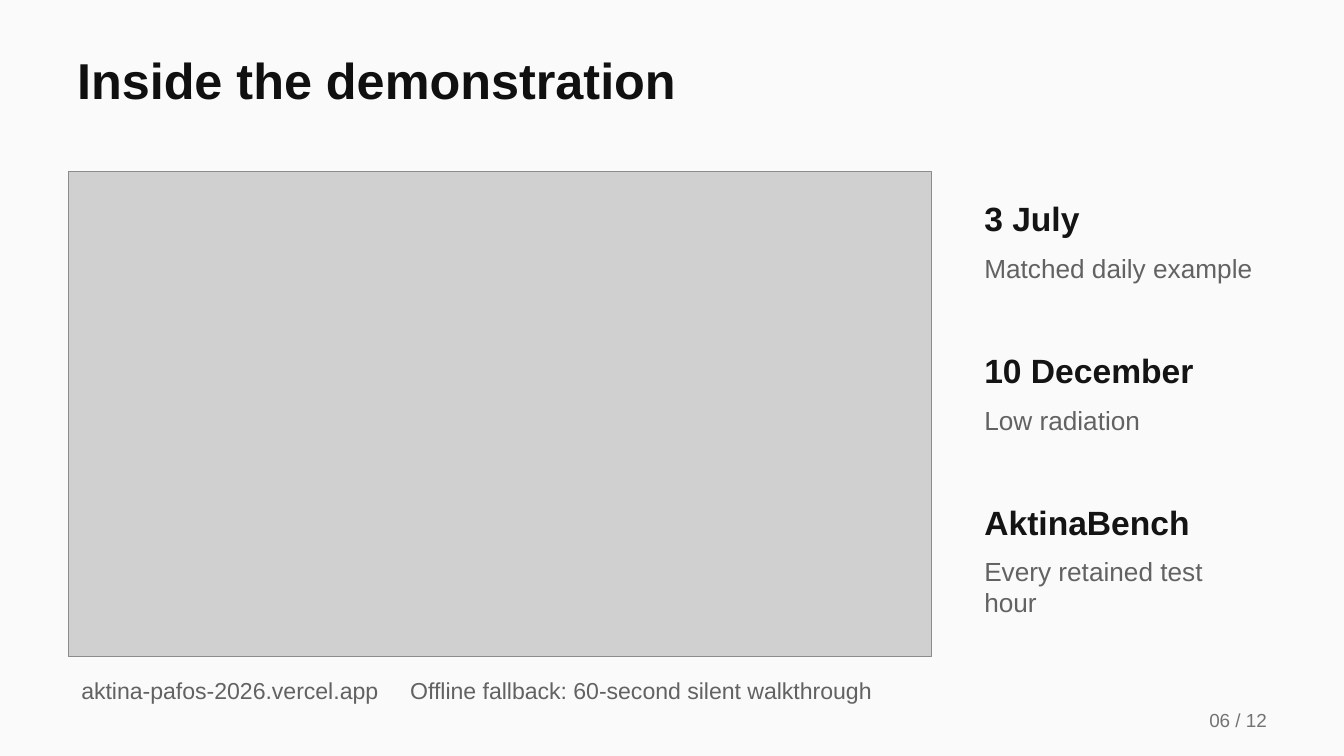
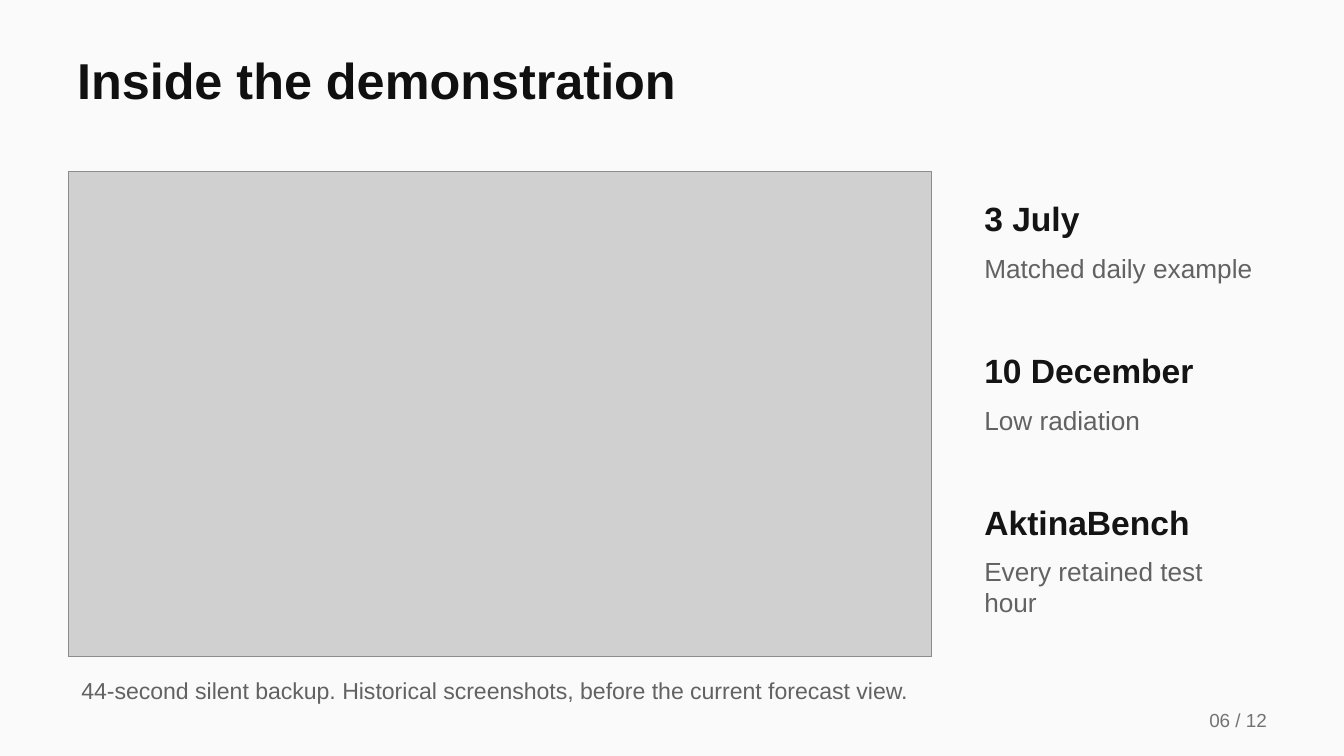
Before and after one commit to stefanosbordea/actina, a slide deck: slide 6 of app/delivery/Aktina-Pafos-2026.pptx. Drawn at 1344x756 pixels with LibreOffice and Linux fonts; fonts in the diff are those of the drawing; grey boxes stand for pictures. Boxes give left, top, right and bottom in pixels: in the first picture for what was removed or moved away, otherwise in the second. Text is boxed around its words. In the diff, an @@ line names an element or a change of style, - is before the commit and + after.

Commit message:
Prepare current forecast review pack and team assets

```diff
--- a/app/delivery/Aktina-Pafos-2026.pptx
+++ b/app/delivery/Aktina-Pafos-2026.pptx
@@ text at (x1=81, y1=682, x2=907, y2=704): text changed @@
-aktina-pafos-2026.vercel.app Offline fallback: 60-second silent walkthrough
+44-second silent backup. Historical screenshots, before the current forecast view.
```
Also in this commit, not shown: 1 other slide changed, 31 other files.
